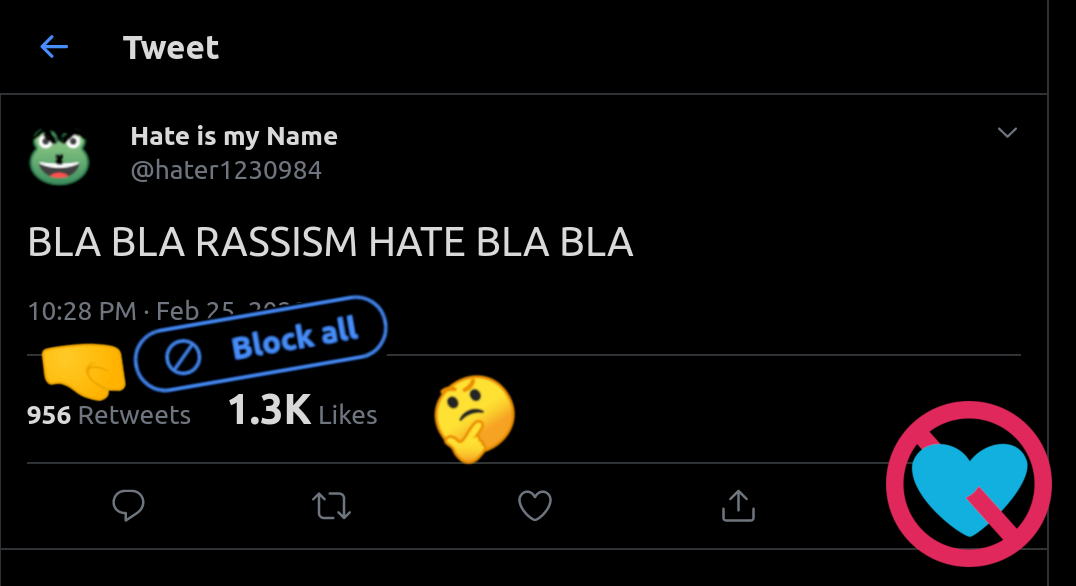
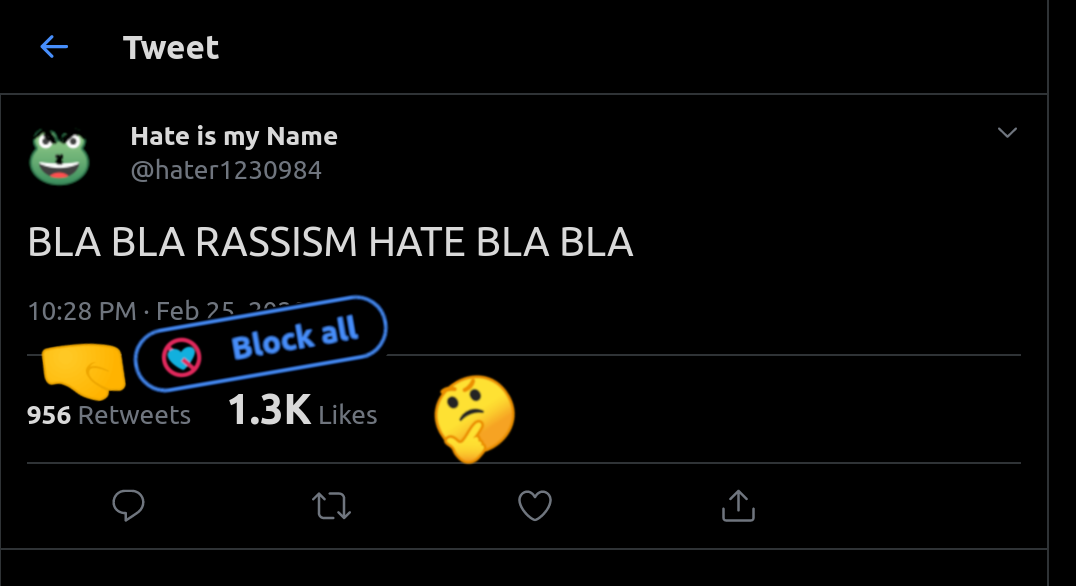
Two versions of the same layered image (1076 x 586). Layer-by-layer changes:
added layer "logo small" above "bg" over left=160, top=336, right=203, bottom=379
added layer "bg" above "Logo" over left=160, top=336, right=203, bottom=379
hid "Logo" over left=886, top=401, right=1052, bottom=567
